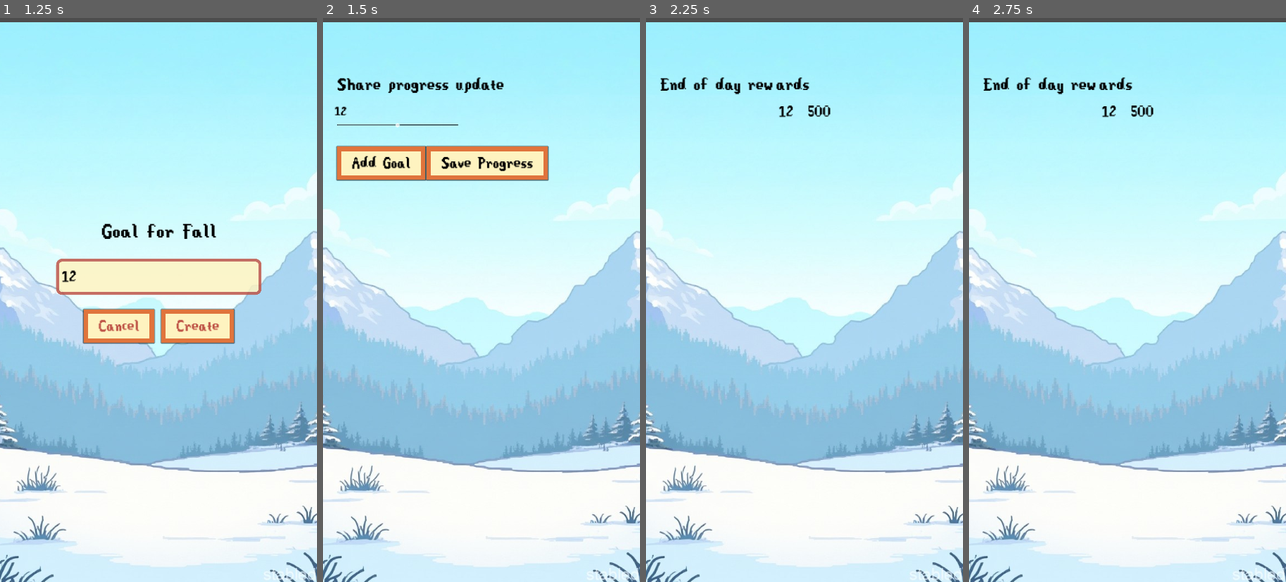
Above: before the commit, frames 1-4 (left to right).
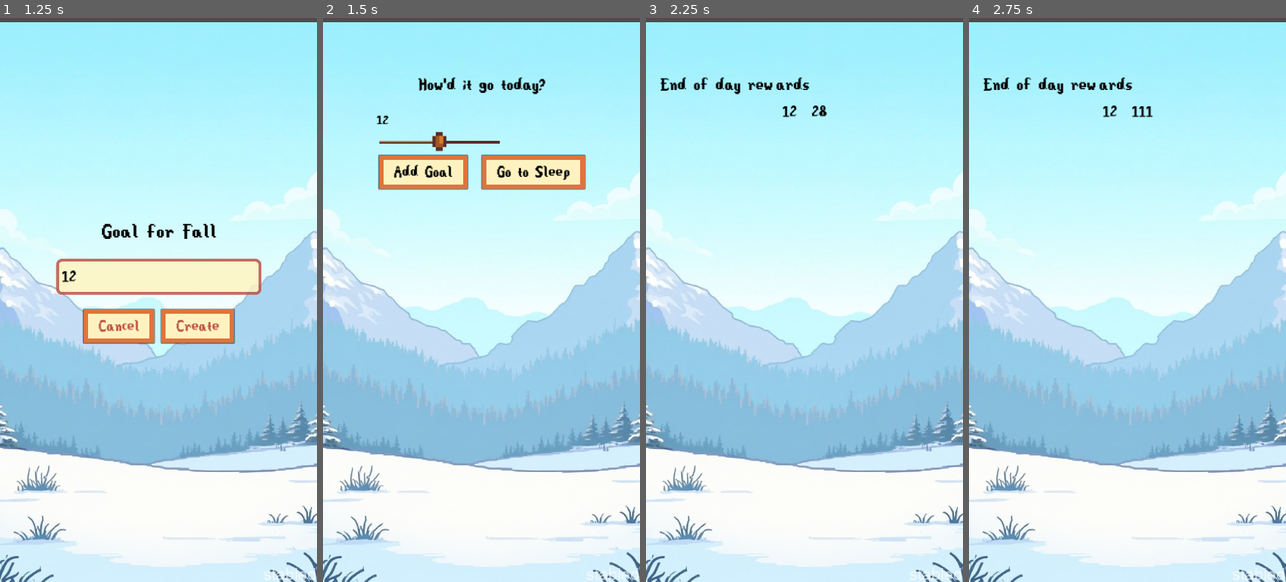
Above: after the commit, the same moments.

Repository: codyromano/stardew
Game: Godot game, scene res://scenes/ResolutionCreation.tscn
The game is run twice, just before and just after one commit, with the same random seed, the same clock (stepped at 60 frames per second) and the same inputs.
Inputs (mouse positions are in pixels of both pictures, inside the frame that each line leads up to):
- Up to frame 1 (1.25 s): click (158, 277) at 0.52 s; type "12" at 0.6 s
- Up to frame 2 (1.5 s): click "Create" at 1.25 s
- Up to frame 3 (2.25 s): click "Save Progress" (after the commit: "Go to Sleep") at 2 s
- Up to frame 4 (2.75 s): no input

Frame 1 is identical in both runs. In frame 2, 6.4% of the frame differs, in the area x 3-83%, y 10-31%; in frame 3, 0.2%; in frame 4, 0.2%.

Commit message:
Animate reward gold display

Diff:
--- a/scenes/ProgressReport.tscn
+++ b/scenes/ProgressReport.tscn
@@ -35,20 +35,25 @@
 theme_override_constants/separation = 25
 
 [node name="Label" type="Label" parent="Control/VBoxContainer" groups=["Persist"]]
+custom_minimum_size = Vector2(0, 100)
 layout_mode = 2
-text = "Share progress update"
+text = "How'd it go today?"
 label_settings = SubResource("LabelSettings_ek5di")
+horizontal_alignment = 1
 
 [node name="CategoryProgressRowsContainer" type="VBoxContainer" parent="Control/VBoxContainer"]
 custom_minimum_size = Vector2(0, 500)
 layout_direction = 2
 layout_mode = 2
+size_flags_horizontal = 4
 size_flags_vertical = 2
 theme = ExtResource("2_lf6ie")
 theme_override_constants/separation = 50
 
 [node name="HBoxContainer" type="HBoxContainer" parent="Control/VBoxContainer/CategoryProgressRowsContainer"]
+custom_minimum_size = Vector2(0, 100)
 layout_mode = 2
+theme_override_constants/separation = 50
 
 [node name="AddGoalButton" type="Button" parent="Control/VBoxContainer/CategoryProgressRowsContainer/HBoxContainer"]
 layout_mode = 2
@@ -63,7 +68,7 @@
 theme = ExtResource("2_lf6ie")
 theme_override_fonts/font = ExtResource("3_svvu0")
 theme_override_font_sizes/font_size = 60
-text = "Save Progress"
+text = "Go to Sleep"
 script = ExtResource("6_50mgs")
 
 [node name="SeasonableBG" type="Sprite2D" parent="."]
--- a/scenes/RewardContainer.tscn
+++ b/scenes/RewardContainer.tscn
@@ -1,8 +1,9 @@
-[gd_scene load_steps=4 format=3 uid="uid://cf60158f3xq0g"]
+[gd_scene load_steps=5 format=3 uid="uid://cf60158f3xq0g"]
 
 [ext_resource type="Script" path="res://scripts/RewardContainer.gd" id="1_ehrip"]
 [ext_resource type="Theme" uid="uid://djgs4bheeqxx0" path="res://themes/DefaultTheme.tres" id="1_m0cj1"]
 [ext_resource type="FontFile" uid="uid://l112wvmrrq0" path="res://assets/fonts/Stardew_Valley.ttf" id="2_307hc"]
+[ext_resource type="Script" path="res://scripts/RewardAmountLabel.gd" id="4_5x6tt"]
 
 [node name="RewardContainer" type="HBoxContainer"]
 size_flags_horizontal = 4
@@ -27,3 +28,4 @@
 theme_override_fonts/font = ExtResource("2_307hc")
 theme_override_font_sizes/font_size = 60
 text = "500"
+script = ExtResource("4_5x6tt")
--- a/scenes/category_progress_row.tscn
+++ b/scenes/category_progress_row.tscn
@@ -1,10 +1,19 @@
-[gd_scene load_steps=5 format=3 uid="uid://dcklort5ddv3i"]
+[gd_scene load_steps=7 format=3 uid="uid://dcklort5ddv3i"]
 
 [ext_resource type="Script" path="res://scripts/category_progress_row.gd" id="1_h8ibl"]
 [ext_resource type="Theme" uid="uid://djgs4bheeqxx0" path="res://themes/DefaultTheme.tres" id="2_oggq1"]
 [ext_resource type="FontFile" uid="uid://l112wvmrrq0" path="res://assets/fonts/Stardew_Valley.ttf" id="3_j5wyo"]
 
 [sub_resource type="StyleBoxLine" id="StyleBoxLine_1grn7"]
+content_margin_top = 0.0
+color = Color(0.333333, 0.176471, 0.168627, 1)
+thickness = 10
+
+[sub_resource type="StyleBoxFlat" id="StyleBoxFlat_t7q3k"]
+bg_color = Color(0.811765, 0.498039, 0.180392, 1)
+
+[sub_resource type="StyleBoxFlat" id="StyleBoxFlat_6xc5h"]
+bg_color = Color(0.6, 0.419608, 0.6, 1)
 
 [node name="CategoryProgressRow" type="HBoxContainer" groups=["ProgressReportGoals"]]
 custom_minimum_size = Vector2(0, 100)
@@ -21,6 +30,8 @@
 offset_bottom = 85.0
 theme = ExtResource("2_oggq1")
 theme_override_styles/slider = SubResource("StyleBoxLine_1grn7")
+theme_override_styles/grabber_area = SubResource("StyleBoxFlat_t7q3k")
+theme_override_styles/grabber_area_highlight = SubResource("StyleBoxFlat_6xc5h")
 max_value = 10.0
 value = 5.0
 
--- /dev/null
+++ b/scripts/RewardAmountLabel.gd
@@ -0,0 +1,25 @@
+extends Label
+
+const target_duration = 3 # seconds
+
+var animation_start_time = null
+var true_value = null
+var display_value = null
+
+# Called when the node enters the scene tree for the first time.
+func _ready():
+	true_value = self.text.to_float()
+	animation_start_time = Time.get_unix_time_from_system()
+	pass # Replace with function body.
+
+
+# Called every frame. 'delta' is the elapsed time since the previous frame.
+func _process(delta):
+	var elapsed_time = min(
+		Time.get_unix_time_from_system() - animation_start_time,
+		target_duration
+	)
+	var current_value = round(
+		(elapsed_time / target_duration) * true_value
+	)
+	self.text = str(current_value)
--- a/themes/DefaultTheme.tres
+++ b/themes/DefaultTheme.tres
@@ -1,10 +1,30 @@
-[gd_resource type="Theme" load_steps=7 format=3 uid="uid://djgs4bheeqxx0"]
+[gd_resource type="Theme" load_steps=11 format=3 uid="uid://djgs4bheeqxx0"]
 
 [ext_resource type="FontFile" uid="uid://l112wvmrrq0" path="res://assets/fonts/Stardew_Valley.ttf" id="1_8vje8"]
 [ext_resource type="StyleBox" uid="uid://bnr36dihp1t7a" path="res://themes/new_style_box_flat.tres" id="2_crnw2"]
 [ext_resource type="StyleBox" uid="uid://bq6u3nei3xaya" path="res://themes/line_edit_style_box.tres" id="3_0jh6p"]
+[ext_resource type="Texture2D" uid="uid://da4gn6cc4du5y" path="res://assets/images/hscroll-grabber.png" id="3_jvgej"]
 
-[sub_resource type="Image" id="Image_odvbb"]
+[sub_resource type="StyleBoxFlat" id="StyleBoxFlat_evh2j"]
+content_margin_left = 4.0
+content_margin_top = 4.0
+content_margin_right = 4.0
+content_margin_bottom = 4.0
+bg_color = Color(1, 1, 1, 0.4)
+corner_radius_top_left = 4
+corner_radius_top_right = 4
+corner_radius_bottom_right = 4
+corner_radius_bottom_left = 4
+corner_detail = 6
+
+[sub_resource type="StyleBoxFlat" id="StyleBoxFlat_fj6yj"]
+bg_color = Color(0.660511, 0.604861, 0.30149, 1)
+
+[sub_resource type="StyleBoxFlat" id="StyleBoxFlat_jjnut"]
+bg_color = Color(0.811765, 0.498039, 0.180392, 1)
+border_width_top = 100
+
+[sub_resource type="Image" id="Image_gnytx"]
 data = {
 "data": PackedByteArray(255, 255, 255, 0, 255, 255, 255, 0, 255, 255, 255, 0, 255, 255, 255, 0, 255, 255, 255, 0, 255,  …(4689 unchanged characters)…
 "format": "RGBA8",
@@ -48,6 +68,8 @@
 cache/0/16/0/kerning_overrides/38/0 = Vector2(0, 0)
 cache/0/16/0/kerning_overrides/39/0 = Vector2(0, 0)
 cache/0/16/0/kerning_overrides/40/0 = Vector2(0, 0)
+cache/0/16/0/kerning_overrides/10/0 = Vector2(0, 0)
+cache/0/16/0/kerning_overrides/5/0 = Vector2(0, 0)
 cache/0/12/0/ascent = 0.0
 cache/0/12/0/descent = 0.0
 cache/0/12/0/underline_position = 0.0
@@ -79,6 +101,8 @@
 cache/0/12/0/kerning_overrides/38/0 = Vector2(0, 0)
 cache/0/12/0/kerning_overrides/39/0 = Vector2(0, 0)
 cache/0/12/0/kerning_overrides/40/0 = Vector2(0, 0)
+cache/0/12/0/kerning_overrides/10/0 = Vector2(0, 0)
+cache/0/12/0/kerning_overrides/5/0 = Vector2(0, 0)
 cache/0/17/0/ascent = 0.0
 cache/0/17/0/descent = 0.0
 cache/0/17/0/underline_position = 0.0
@@ -110,6 +134,8 @@
 cache/0/17/0/kerning_overrides/38/0 = Vector2(0, 0)
 cache/0/17/0/kerning_overrides/39/0 = Vector2(0, 0)
 cache/0/17/0/kerning_overrides/40/0 = Vector2(0, 0)
+cache/0/17/0/kerning_overrides/10/0 = Vector2(0, 0)
+cache/0/17/0/kerning_overrides/5/0 = Vector2(0, 0)
 cache/0/18/0/ascent = 0.0
 cache/0/18/0/descent = 0.0
 cache/0/18/0/underline_position = 0.0
@@ -141,6 +167,8 @@
 cache/0/18/0/kerning_overrides/38/0 = Vector2(0, 0)
 cache/0/18/0/kerning_overrides/39/0 = Vector2(0, 0)
 cache/0/18/0/kerning_overrides/40/0 = Vector2(0, 0)
+cache/0/18/0/kerning_overrides/10/0 = Vector2(0, 0)
+cache/0/18/0/kerning_overrides/5/0 = Vector2(0, 0)
 cache/0/19/0/ascent = 0.0
 cache/0/19/0/descent = 0.0
 cache/0/19/0/underline_position = 0.0
@@ -172,6 +200,8 @@
 cache/0/19/0/kerning_overrides/38/0 = Vector2(0, 0)
 cache/0/19/0/kerning_overrides/39/0 = Vector2(0, 0)
 cache/0/19/0/kerning_overrides/40/0 = Vector2(0, 0)
+cache/0/19/0/kerning_overrides/10/0 = Vector2(0, 0)
+cache/0/19/0/kerning_overrides/5/0 = Vector2(0, 0)
 cache/0/20/0/ascent = 0.0
 cache/0/20/0/descent = 0.0
 cache/0/20/0/underline_position = 0.0
@@ -203,6 +233,8 @@
 cache/0/20/0/kerning_overrides/38/0 = Vector2(0, 0)
 cache/0/20/0/kerning_overrides/39/0 = Vector2(0, 0)
 cache/0/20/0/kerning_overrides/40/0 = Vector2(0, 0)
+cache/0/20/0/kerning_overrides/10/0 = Vector2(0, 0)
+cache/0/20/0/kerning_overrides/5/0 = Vector2(0, 0)
 cache/0/21/0/ascent = 0.0
 cache/0/21/0/descent = 0.0
 cache/0/21/0/underline_position = 0.0
@@ -234,6 +266,8 @@
 cache/0/21/0/kerning_overrides/38/0 = Vector2(0, 0)
 cache/0/21/0/kerning_overrides/39/0 = Vector2(0, 0)
 cache/0/21/0/kerning_overrides/40/0 = Vector2(0, 0)
+cache/0/21/0/kerning_overrides/10/0 = Vector2(0, 0)
+cache/0/21/0/kerning_overrides/5/0 = Vector2(0, 0)
 cache/0/22/0/ascent = 0.0
 cache/0/22/0/descent = 0.0
 cache/0/22/0/underline_position = 0.0
@@ -265,6 +299,8 @@
 cache/0/22/0/kerning_overrides/38/0 = Vector2(0, 0)
 cache/0/22/0/kerning_overrides/39/0 = Vector2(0, 0)
 cache/0/22/0/kerning_overrides/40/0 = Vector2(0, 0)
+cache/0/22/0/kerning_overrides/10/0 = Vector2(0, 0)
+cache/0/22/0/kerning_overrides/5/0 = Vector2(0, 0)
 cache/0/23/0/ascent = 0.0
 cache/0/23/0/descent = 0.0
 cache/0/23/0/underline_position = 0.0
@@ -296,6 +332,8 @@
 cache/0/23/0/kerning_overrides/38/0 = Vector2(0, 0)
 cache/0/23/0/kerning_overrides/39/0 = Vector2(0, 0)
 cache/0/23/0/kerning_overrides/40/0 = Vector2(0, 0)
+cache/0/23/0/kerning_overrides/10/0 = Vector2(0, 0)
+cache/0/23/0/kerning_overrides/5/0 = Vector2(0, 0)
 cache/0/24/0/ascent = 0.0
 cache/0/24/0/descent = 0.0
 cache/0/24/0/underline_position = 0.0
@@ -327,6 +365,8 @@
 cache/0/24/0/kerning_overrides/38/0 = Vector2(0, 0)
 cache/0/24/0/kerning_overrides/39/0 = Vector2(0, 0)
 cache/0/24/0/kerning_overrides/40/0 = Vector2(0, 0)
+cache/0/24/0/kerning_overrides/10/0 = Vector2(0, 0)
+cache/0/24/0/kerning_overrides/5/0 = Vector2(0, 0)
 cache/0/25/0/ascent = 0.0
 cache/0/25/0/descent = 0.0
 cache/0/25/0/underline_position = 0.0
@@ -358,6 +398,8 @@
 cache/0/25/0/kerning_overrides/38/0 = Vector2(0, 0)
 cache/0/25/0/kerning_overrides/39/0 = Vector2(0, 0)
 cache/0/25/0/kerning_overrides/40/0 = Vector2(0, 0)
+cache/0/25/0/kerning_overrides/10/0 = Vector2(0, 0)
+cache/0/25/0/kerning_overrides/5/0 = Vector2(0, 0)
 cache/0/26/0/ascent = 0.0
 cache/0/26/0/descent = 0.0
 cache/0/26/0/underline_position = 0.0
@@ -389,6 +431,8 @@
 cache/0/26/0/kerning_overrides/38/0 = Vector2(0, 0)
 cache/0/26/0/kerning_overrides/39/0 = Vector2(0, 0)
 cache/0/26/0/kerning_overrides/40/0 = Vector2(0, 0)
+cache/0/26/0/kerning_overrides/10/0 = Vector2(0, 0)
+cache/0/26/0/kerning_overrides/5/0 = Vector2(0, 0)
 cache/0/27/0/ascent = 0.0
 cache/0/27/0/descent = 0.0
 cache/0/27/0/underline_position = 0.0
@@ -420,6 +464,8 @@
 cache/0/27/0/kerning_overrides/38/0 = Vector2(0, 0)
 cache/0/27/0/kerning_overrides/39/0 = Vector2(0, 0)
 cache/0/27/0/kerning_overrides/40/0 = Vector2(0, 0)
+cache/0/27/0/kerning_overrides/10/0 = Vector2(0, 0)
+cache/0/27/0/kerning_overrides/5/0 = Vector2(0, 0)
 cache/0/28/0/ascent = 0.0
 cache/0/28/0/descent = 0.0
 cache/0/28/0/underline_position = 0.0
@@ -451,6 +497,8 @@
 cache/0/28/0/kerning_overrides/38/0 = Vector2(0, 0)
 cache/0/28/0/kerning_overrides/39/0 = Vector2(0, 0)
 cache/0/28/0/kerning_overrides/40/0 = Vector2(0, 0)
+cache/0/28/0/kerning_overrides/10/0 = Vector2(0, 0)
+cache/0/28/0/kerning_overrides/5/0 = Vector2(0, 0)
 cache/0/29/0/ascent = 0.0
 cache/0/29/0/descent = 0.0
 cache/0/29/0/underline_position = 0.0
@@ -482,6 +530,8 @@
 cache/0/29/0/kerning_overrides/38/0 = Vector2(0, 0)
 cache/0/29/0/kerning_overrides/39/0 = Vector2(0, 0)
 cache/0/29/0/kerning_overrides/40/0 = Vector2(0, 0)
+cache/0/29/0/kerning_overrides/10/0 = Vector2(0, 0)
+cache/0/29/0/kerning_overrides/5/0 = Vector2(0, 0)
 cache/0/30/0/ascent = 0.0
 cache/0/30/0/descent = 0.0
 cache/0/30/0/underline_position = 0.0
@@ -513,6 +563,8 @@
 cache/0/30/0/kerning_overrides/38/0 = Vector2(0, 0)
 cache/0/30/0/kerning_overrides/39/0 = Vector2(0, 0)
 cache/0/30/0/kerning_overrides/40/0 = Vector2(0, 0)
+cache/0/30/0/kerning_overrides/10/0 = Vector2(0, 0)
+cache/0/30/0/kerning_overrides/5/0 = Vector2(0, 0)
 cache/0/31/0/ascent = 0.0
 cache/0/31/0/descent = 0.0
 cache/0/31/0/underline_position = 0.0
@@ -544,6 +596,8 @@
 cache/0/31/0/kerning_overrides/38/0 = Vector2(0, 0)
 cache/0/31/0/kerning_overrides/39/0 = Vector2(0, 0)
 cache/0/31/0/kerning_overrides/40/0 = Vector2(0, 0)
+cache/0/31/0/kerning_overrides/10/0 = Vector2(0, 0)
+cache/0/31/0/kerning_overrides/5/0 = Vector2(0, 0)
 cache/0/32/0/ascent = 0.0
 cache/0/32/0/descent = 0.0
 cache/0/32/0/underline_position = 0.0
@@ -575,6 +629,8 @@
 cache/0/32/0/kerning_overrides/38/0 = Vector2(0, 0)
 cache/0/32/0/kerning_overrides/39/0 = Vector2(0, 0)
 cache/0/32/0/kerning_overrides/40/0 = Vector2(0, 0)
+cache/0/32/0/kerning_overrides/10/0 = Vector2(0, 0)
+cache/0/32/0/kerning_overrides/5/0 = Vector2(0, 0)
 cache/0/33/0/ascent = 0.0
 cache/0/33/0/descent = 0.0
 cache/0/33/0/underline_position = 0.0
@@ -606,6 +662,8 @@
 cache/0/33/0/kerning_overrides/38/0 = Vector2(0, 0)
 cache/0/33/0/kerning_overrides/39/0 = Vector2(0, 0)
 cache/0/33/0/kerning_overrides/40/0 = Vector2(0, 0)
+cache/0/33/0/kerning_overrides/10/0 = Vector2(0, 0)
+cache/0/33/0/kerning_overrides/5/0 = Vector2(0, 0)
 cache/0/34/0/ascent = 0.0
 cache/0/34/0/descent = 0.0
 cache/0/34/0/underline_position = 0.0
@@ -637,6 +695,8 @@
 cache/0/34/0/kerning_overrides/38/0 = Vector2(0, 0)
 cache/0/34/0/kerning_overrides/39/0 = Vector2(0, 0)
 cache/0/34/0/kerning_overrides/40/0 = Vector2(0, 0)
+cache/0/34/0/kerning_overrides/10/0 = Vector2(0, 0)
+cache/0/34/0/kerning_overrides/5/0 = Vector2(0, 0)
 cache/0/35/0/ascent = 0.0
 cache/0/35/0/descent = 0.0
 cache/0/35/0/underline_position = 0.0
@@ -668,6 +728,8 @@
 cache/0/35/0/kerning_overrides/38/0 = Vector2(0, 0)
 cache/0/35/0/kerning_overrides/39/0 = Vector2(0, 0)
 cache/0/35/0/kerning_overrides/40/0 = Vector2(0, 0)
+cache/0/35/0/kerning_overrides/10/0 = Vector2(0, 0)
+cache/0/35/0/kerning_overrides/5/0 = Vector2(0, 0)
 cache/0/36/0/ascent = 0.0
 cache/0/36/0/descent = 0.0
 cache/0/36/0/underline_position = 0.0
@@ -699,6 +761,8 @@
 cache/0/36/0/kerning_overrides/38/0 = Vector2(0, 0)
 cache/0/36/0/kerning_overrides/39/0 = Vector2(0, 0)
 cache/0/36/0/kerning_overrides/40/0 = Vector2(0, 0)
+cache/0/36/0/kerning_overrides/10/0 = Vector2(0, 0)
+cache/0/36/0/kerning_overrides/5/0 = Vector2(0, 0)
 cache/0/37/0/ascent = 0.0
 cache/0/37/0/descent = 0.0
 cache/0/37/0/underline_position = 0.0
@@ -730,6 +794,8 @@
 cache/0/37/0/kerning_overrides/38/0 = Vector2(0, 0)
 cache/0/37/0/kerning_overrides/39/0 = Vector2(0, 0)
 cache/0/37/0/kerning_overrides/40/0 = Vector2(0, 0)
+cache/0/37/0/kerning_overrides/10/0 = Vector2(0, 0)
+cache/0/37/0/kerning_overrides/5/0 = Vector2(0, 0)
 cache/0/38/0/ascent = 0.0
 cache/0/38/0/descent = 0.0
 cache/0/38/0/underline_position = 0.0
@@ -761,6 +827,8 @@
 cache/0/38/0/kerning_overrides/38/0 = Vector2(0, 0)
 cache/0/38/0/kerning_overrides/39/0 = Vector2(0, 0)
 cache/0/38/0/kerning_overrides/40/0 = Vector2(0, 0)
+cache/0/38/0/kerning_overrides/10/0 = Vector2(0, 0)
+cache/0/38/0/kerning_overrides/5/0 = Vector2(0, 0)
 cache/0/39/0/ascent = 0.0
 cache/0/39/0/descent = 0.0
 cache/0/39/0/underline_position = 0.0
@@ -792,6 +860,8 @@
 cache/0/39/0/kerning_overrides/38/0 = Vector2(0, 0)
 cache/0/39/0/kerning_overrides/39/0 = Vector2(0, 0)
 cache/0/39/0/kerning_overrides/40/0 = Vector2(0, 0)
+cache/0/39/0/kerning_overrides/10/0 = Vector2(0, 0)
+cache/0/39/0/kerning_overrides/5/0 = Vector2(0, 0)
 cache/0/40/0/ascent = 0.0
 cache/0/40/0/descent = 0.0
 cache/0/40/0/underline_position = 0.0
@@ -823,6 +893,74 @@
 cache/0/40/0/kerning_overrides/38/0 = Vector2(0, 0)
 cache/0/40/0/kerning_overrides/39/0 = Vector2(0, 0)
 cache/0/40/0/kerning_overrides/40/0 = Vector2(0, 0)
+cache/0/40/0/kerning_overrides/10/0 = Vector2(0, 0)
+cache/0/40/0/kerning_overrides/5/0 = Vector2(0, 0)
+cache/0/10/0/ascent = 0.0
+cache/0/10/0/descent = 0.0
+cache/0/10/0/underline_position = 0.0
+cache/0/10/0/underline_thickness = 0.0
+cache/0/10/0/scale = 1.0
+cache/0/10/0/kerning_overrides/16/0 = Vector2(0, 0)
+cache/0/10/0/kerning_overrides/12/0 = Vector2(0, 0)
+cache/0/10/0/kerning_overrides/17/0 = Vector2(0, 0)
+cache/0/10/0/kerning_overrides/18/0 = Vector2(0, 0)
+cache/0/10/0/kerning_overrides/19/0 = Vector2(0, 0)
+cache/0/10/0/kerning_overrides/20/0 = Vector2(0, 0)
+cache/0/10/0/kerning_overrides/21/0 = Vector2(0, 0)
+cache/0/10/0/kerning_overrides/22/0 = Vector2(0, 0)
+cache/0/10/0/kerning_overrides/23/0 = Vector2(0, 0)
+cache/0/10/0/kerning_overrides/24/0 = Vector2(0, 0)
+cache/0/10/0/kerning_overrides/25/0 = Vector2(0, 0)
+cache/0/10/0/kerning_overrides/26/0 = Vector2(0, 0)
+cache/0/10/0/kerning_overrides/27/0 = Vector2(0, 0)
+cache/0/10/0/kerning_overrides/28/0 = Vector2(0, 0)
+cache/0/10/0/kerning_overrides/29/0 = Vector2(0, 0)
+cache/0/10/0/kerning_overrides/30/0 = Vector2(0, 0)
+cache/0/10/0/kerning_overrides/31/0 = Vector2(0, 0)
+cache/0/10/0/kerning_overrides/32/0 = Vector2(0, 0)
+cache/0/10/0/kerning_overrides/33/0 = Vector2(0, 0)
+cache/0/10/0/kerning_overrides/34/0 = Vector2(0, 0)
+cache/0/10/0/kerning_overrides/35/0 = Vector2(0, 0)
+cache/0/10/0/kerning_overrides/36/0 = Vector2(0, 0)
+cache/0/10/0/kerning_overrides/37/0 = Vector2(0, 0)
+cache/0/10/0/kerning_overrides/38/0 = Vector2(0, 0)
+cache/0/10/0/kerning_overrides/39/0 = Vector2(0, 0)
+cache/0/10/0/kerning_overrides/40/0 = Vector2(0, 0)
+cache/0/10/0/kerning_overrides/10/0 = Vector2(0, 0)
+cache/0/10/0/kerning_overrides/5/0 = Vector2(0, 0)
+cache/0/5/0/ascent = 0.0
+cache/0/5/0/descent = 0.0
+cache/0/5/0/underline_position = 0.0
+cache/0/5/0/underline_thickness = 0.0
+cache/0/5/0/scale = 1.0
+cache/0/5/0/kerning_overrides/16/0 = Vector2(0, 0)
+cache/0/5/0/kerning_overrides/12/0 = Vector2(0, 0)
+cache/0/5/0/kerning_overrides/17/0 = Vector2(0, 0)
+cache/0/5/0/kerning_overrides/18/0 = Vector2(0, 0)
+cache/0/5/0/kerning_overrides/19/0 = Vector2(0, 0)
+cache/0/5/0/kerning_overrides/20/0 = Vector2(0, 0)
+cache/0/5/0/kerning_overrides/21/0 = Vector2(0, 0)
+cache/0/5/0/kerning_overrides/22/0 = Vector2(0, 0)
+cache/0/5/0/kerning_overrides/23/0 = Vector2(0, 0)
+cache/0/5/0/kerning_overrides/24/0 = Vector2(0, 0)
+cache/0/5/0/kerning_overrides/25/0 = Vector2(0, 0)
+cache/0/5/0/kerning_overrides/26/0 = Vector2(0, 0)
+cache/0/5/0/kerning_overrides/27/0 = Vector2(0, 0)
+cache/0/5/0/kerning_overrides/28/0 = Vector2(0, 0)
+cache/0/5/0/kerning_overrides/29/0 = Vector2(0, 0)
+cache/0/5/0/kerning_overrides/30/0 = Vector2(0, 0)
+cache/0/5/0/kerning_overrides/31/0 = Vector2(0, 0)
+cache/0/5/0/kerning_overrides/32/0 = Vector2(0, 0)
+cache/0/5/0/kerning_overrides/33/0 = Vector2(0, 0)
+cache/0/5/0/kerning_overrides/34/0 = Vector2(0, 0)
+cache/0/5/0/kerning_overrides/35/0 = Vector2(0, 0)
+cache/0/5/0/kerning_overrides/36/0 = Vector2(0, 0)
+cache/0/5/0/kerning_overrides/37/0 = Vector2(0, 0)
+cache/0/5/0/kerning_overrides/38/0 = Vector2(0, 0)
+cache/0/5/0/kerning_overrides/39/0 = Vector2(0, 0)
+cache/0/5/0/kerning_overrides/40/0 = Vector2(0, 0)
+cache/0/5/0/kerning_overrides/10/0 = Vector2(0, 0)
+cache/0/5/0/kerning_overrides/5/0 = Vector2(0, 0)
 
 [resource]
 default_font = SubResource("FontFile_622n0")
@@ -838,6 +976,15 @@
 Button/styles/focus = ExtResource("2_crnw2")
 Button/styles/hover = ExtResource("2_crnw2")
 Button/styles/normal = ExtResource("2_crnw2")
+HSlider/constants/center_grabber = 0
+HSlider/constants/grabber_offset = 0
+HSlider/icons/grabber = ExtResource("3_jvgej")
+HSlider/icons/grabber_disabled = ExtResource("3_jvgej")
+HSlider/icons/grabber_highlight = ExtResource("3_jvgej")
+HSlider/icons/tick = ExtResource("3_jvgej")
+HSlider/styles/grabber_area = SubResource("StyleBoxFlat_evh2j")
+HSlider/styles/grabber_area_highlight = SubResource("StyleBoxFlat_fj6yj")
+HSlider/styles/slider = SubResource("StyleBoxFlat_jjnut")
 LineEdit/colors/caret_color = Color(0, 0, 0, 1)
 LineEdit/colors/clear_button_color = Color(0.875, 0.875, 0.875, 1)
 LineEdit/colors/clear_button_color_pressed = Color(1, 1, 1, 1)
Binary file added: assets/images/hscroll-grabber.png
Not shown, added: assets/images/hscroll-grabber.png.import
Not shown: 1 places in themes/DefaultTheme.tres that only renumber resources
Not shown, added: assets/raw_assets/hscroll-grabber.pxm
